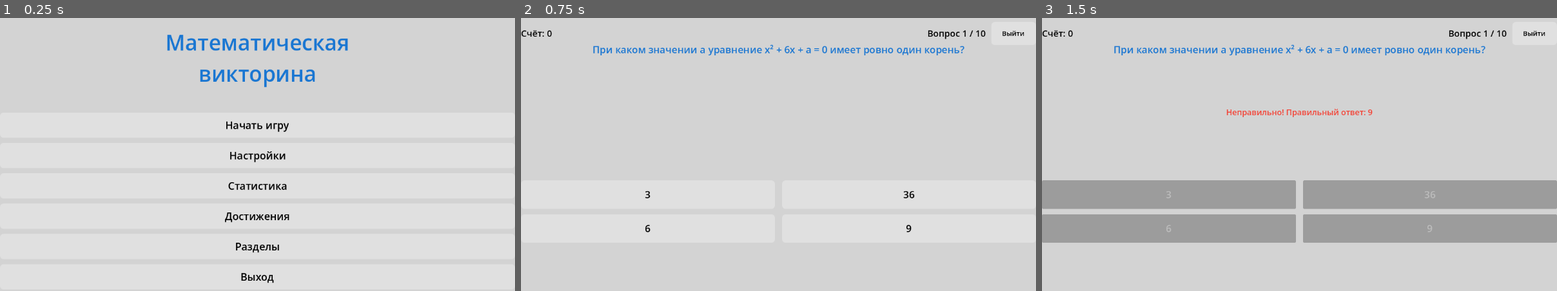
Above: before the commit, frames 1-3 (left to right).
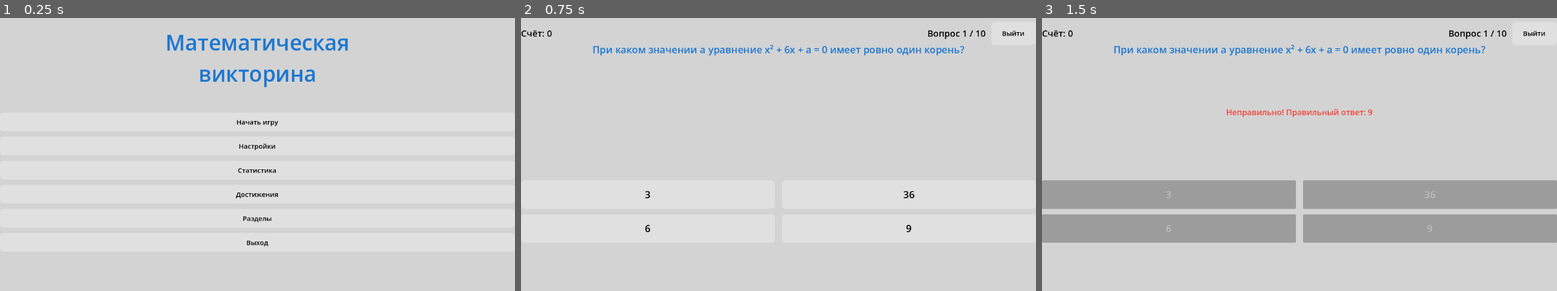
Above: after the commit, the same moments.

Repository: dukeBehemoth/thesisMathGame
Game: Godot game, scene res://Scenes/main_menu.tscn
The game is run twice, just before and just after one commit, with the same random seed, the same clock (stepped at 60 frames per second) and the same inputs.
Inputs:
- Up to frame 1 (0.25 s): no input
- Up to frame 2 (0.75 s): click "Начать игру" at 0.5 s
- Up to frame 3 (1.5 s): click "3" at 1.25 s

The runs differ from the first frame. In frame 1, 1.2% of the frame differs, in the area x 43-57%, y 37-98%; in frame 2, nothing differs; in frame 3, nothing differs.

Commit message:
fix: halve button height multiplier, add clamp 36-100px

Diff:
--- a/Scripts/UI/main_menu.gd
+++ b/Scripts/UI/main_menu.gd
@@ -61,7 +61,8 @@
 	var btn_count = buttons.size()
 
 	if btn_count > 0 and available_h > 0:
-		var btn_h = available_h / btn_count
+		var btn_h = available_h / btn_count * 0.5
+		btn_h = clamp(btn_h, 36, 100)
 		var font_sz = max(floor(btn_h * 0.42), 14)
 
 		for btn in buttons:
